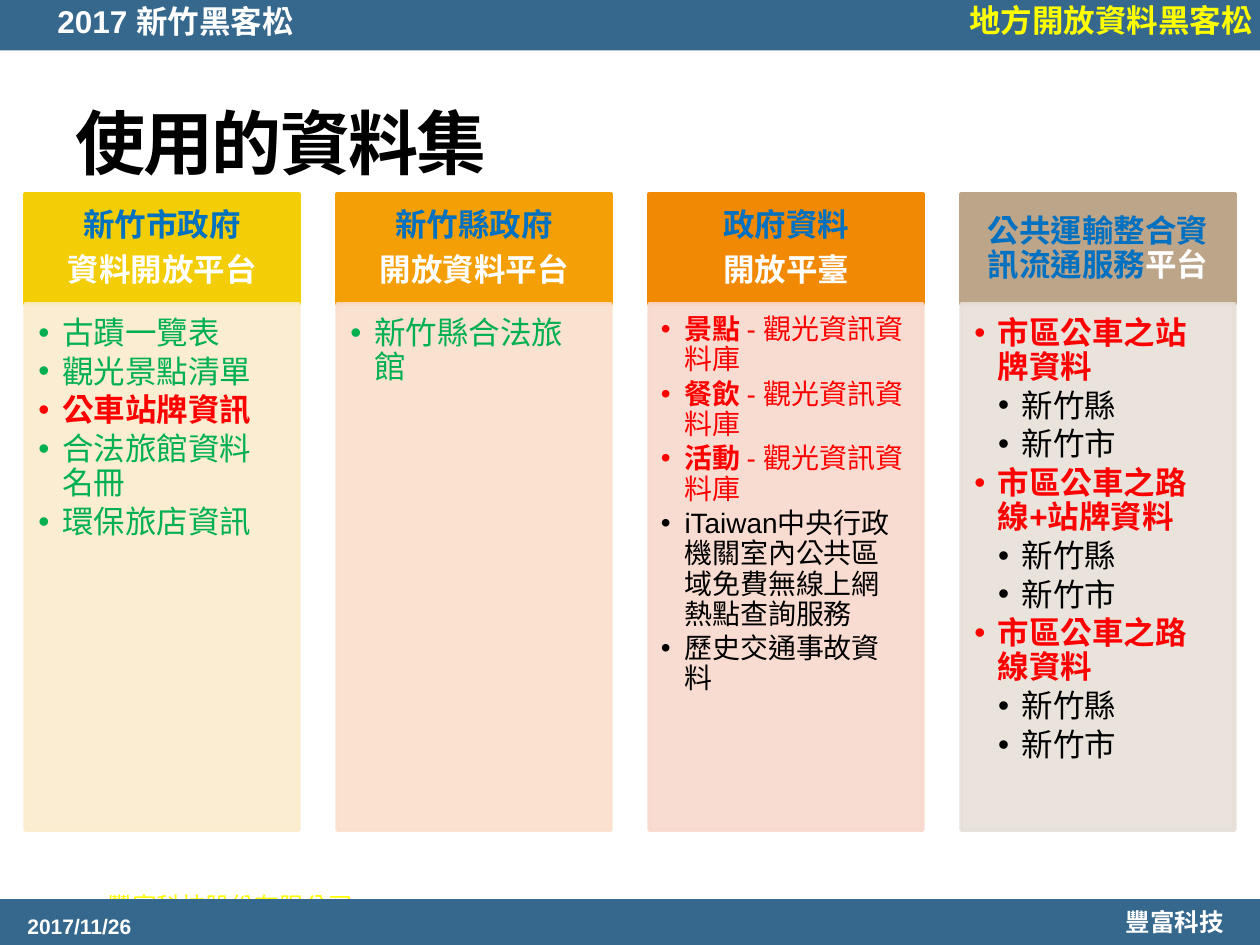
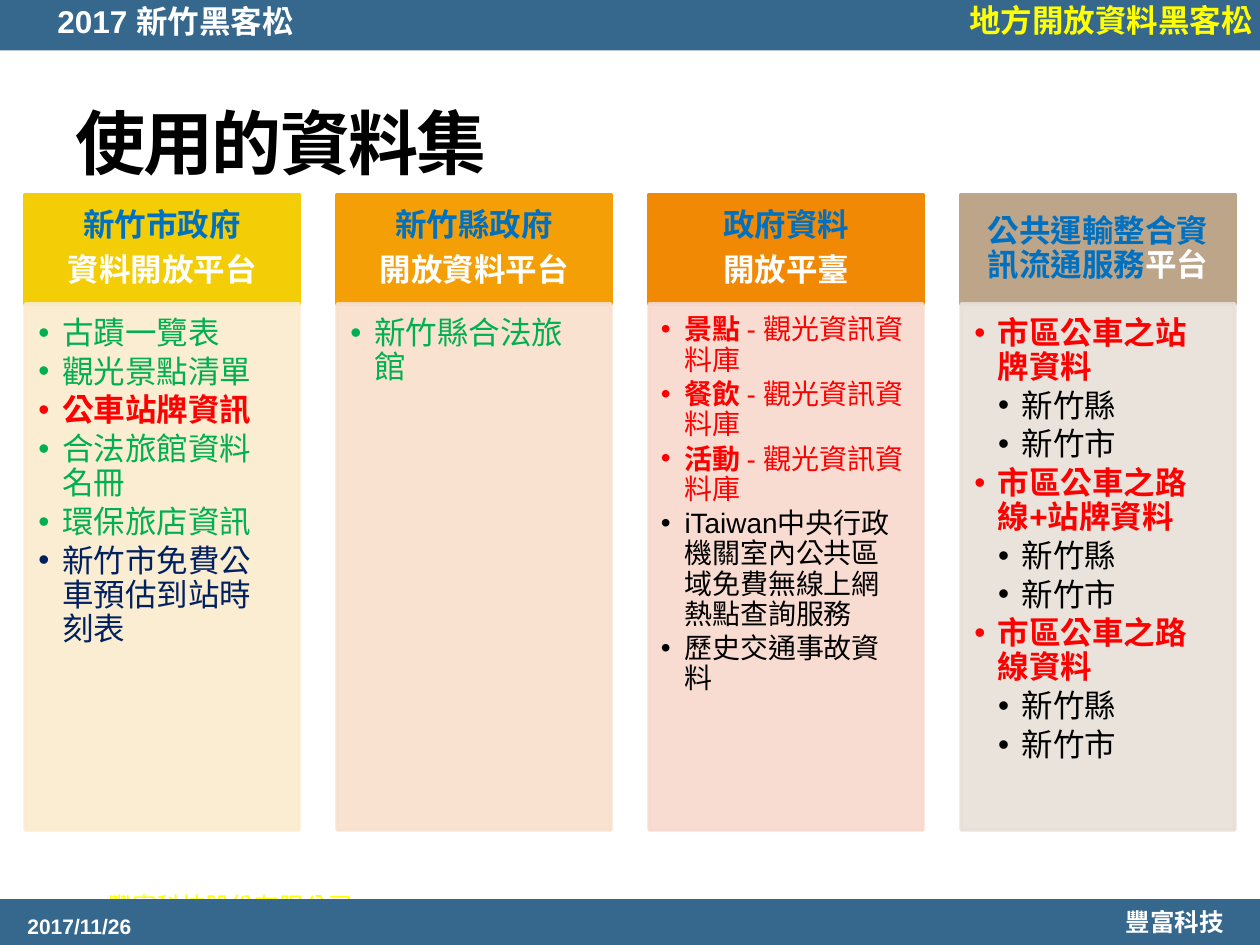
Before and after one commit to happyabbi/Hachthon1126, a slide deck: slide 3 of 豐富科技-地方開放資料黑客松-交通與觀光26.pptx. Drawn at 1260x945 pixels with LibreOffice and Linux fonts; fonts in the diff are those of the drawing; background and template pictures are left out. Boxes give left, top, right and bottom in pixels: in the first picture for what was removed or moved away, otherwise in the second. Text is boxed around its words. In the diff, an @@ line names an element or a change of style, - is before the commit and + after.

Commit message:
豐富科技-地方開放資料黑客松-交通與觀光26

```diff
--- a/豐富科技-地方開放資料黑客松-交通與觀光26.pptx
+++ b/豐富科技-地方開放資料黑客松-交通與觀光26.pptx
@@ text at box(62, 545, 251, 643): paragraph added @@
+  •• 新竹市免費公車預估到站時刻表
```
Also in this commit, not shown: 1 other slide changed, 1 slide added, 2 other files.
